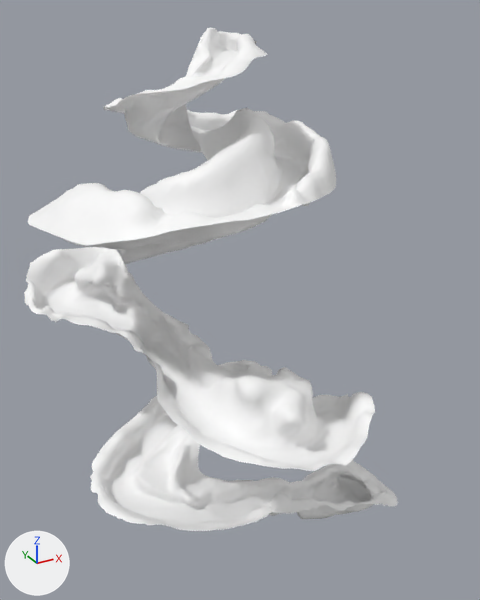
Two versions of the glTF model godot_project/models/level3.glb, one commit apart.
One viewpoint serves both versions: a 50 mm lens placed at (-539.0, -633.0, 693.0), pointed at (-144.0, 85.0, 334.0). The axes (+X, +Y, +Z) are drawn at lower left. The lights are the same throughout. Where no turn or scale is listed for an object, it has been applied to the vertices. Vertices at the same position are counted once.

In view in the first picture: 'kouru-col'.
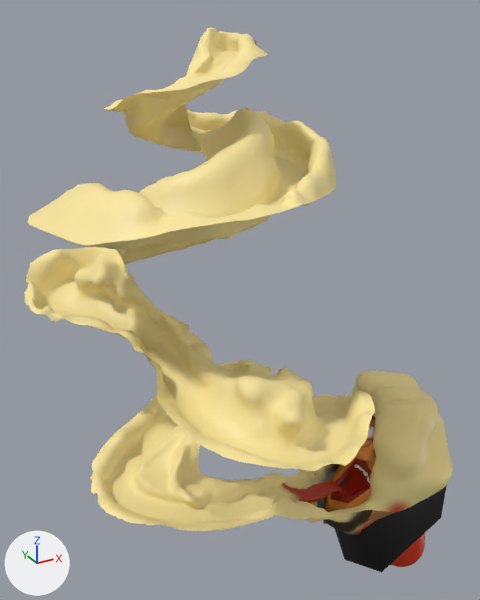
Pixel boxes [x1, y1, x2, y2] of what changed, in the pictures (480 x 600 px; the box of a moved part takes in the faces that stretch with it):
'kouru-col', reshaped (15% wider, 7% taller)
    before: [24, 27, 398, 531]
    after: [24, 27, 453, 567]
'naama', added
    after: [323, 414, 447, 572]
'silmä_R', added
    after: [367, 426, 375, 439]
part 1 of me_nurbspath, built on
    before: [90, 366, 398, 529]
    after: [90, 366, 453, 567]
part 2 of me_nurbspath, moved or reshaped
    before: [104, 88, 226, 237]
    after: [104, 88, 235, 239]
part 3 of me_nurbspath, recoloured (white to yellow)
    both: [24, 27, 375, 531]

Edits to the bpy script that builds the scene:
```text
Add mat_naamamat:
    mat_naamamat = bpy.data.materials.new('naamamat')
    mat_naamamat.use_nodes = True; mat_naamamat.node_tree.nodes.clear()
    _N = mat_naamamat.node_tree.nodes; _L = mat_naamamat.node_tree.links
    n0 = _N.new('ShaderNodeBsdfPrincipled'); n0.name = 'Principled BSDF'
    n1 = _N.new('ShaderNodeOutputMaterial'); n1.name = 'Material Output'
    n2 = _N.new('ShaderNodeVertexColor'); n2.name = 'Color Attribute'
    _L.new(n0.outputs[0], n1.inputs[0])  # 'BSDF' to 'Surface'
    _L.new(n2.outputs[0], n0.inputs[0])  # 'Color' to 'Base Color'
Add mat_naamamat_001:
    mat_naamamat_001 = bpy.data.materials.new('naamamat.001')
    mat_naamamat_001.use_nodes = True; mat_naamamat_001.node_tree.nodes.clear()
    _N = mat_naamamat_001.node_tree.nodes; _L = mat_naamamat_001.node_tree.links
    n0 = _N.new('ShaderNodeBsdfPrincipled'); n0.name = 'Principled BSDF'
    n1 = _N.new('ShaderNodeOutputMaterial'); n1.name = 'Material Output'
    n2 = _N.new('ShaderNodeVertexColor'); n2.name = 'Color Attribute'
    _L.new(n0.outputs[0], n1.inputs[0])  # 'BSDF' to 'Surface'
    _L.new(n2.outputs[0], n0.inputs[0])  # 'Color' to 'Base Color'
Change me_nurbspath:
    used by ob_kouru_col; location = (-161.0, 12.0, 57.0)
    remove me_nurbspath.from_pydata(...)  # 18131 vertices, 35350 faces; spans x -241.0..224.0, y -211.0..263.0, z -66.0..616.0
    add me_nurbspath.from_pydata(...)  # 27251 vertices, 53556 faces; spans x -241.0..313.0, y -211.0..263.0, z -200.0..616.0
    me_nurbspath part 1: 25 vertices moved within x -200.0..131.0, y -52.0..106.0, z -39.0..144.0; 3554 vertices removed from x -214.0..224.0, y -130.0..127.0, z -66.0..218.0; 12674 vertices added at x -214.0..313.0, y -129.0..127.0, z -200.0..219.0
    me_nurbspath part 2: 21 vertices moved within x -134.0..24.0, y 22.0..135.0, z 369.0..557.0; 1353 vertices removed from x -139.0..44.0, y -6.0..138.0, z 352.0..560.0; 1353 vertices added at x -142.0..44.0, y -5.0..137.0, z 351.0..560.0
    me_nurbspath part 3: 25013 faces spanning x -241.0..126.0, y -211.0..263.0, z 11.0..616.0 switch from mat_defaultmaterial to mat_naamamat
Add me_silmä:
    me_silmä.from_pydata(...)  # 74 vertices, 144 faces; spans x -10.9..10.9, y -10.9..10.9, z -10.9..11.1
    me_silmä.materials.append(mat_naamamat)
Add me_naama:
    me_naama.from_pydata(...)  # 279 vertices, 504 faces; spans x -67.0..142.0, y -85.0..85.0, z -163.0..91.0
    me_naama.materials.append(mat_naamamat_001)
Add ob_silmä_r:
    ob_silmä_r = bpy.data.objects.new('silmä_R', me_silmä)
    ob_silmä_r.location = (50.0, 15.0, 98.0)
    ob_silmä_r.rotation_euler = (-0.123, -1.216, -0.399)  # degrees (-7, -70, -23)
Add ob_naama:
    ob_naama = bpy.data.objects.new('naama', me_naama)
    ob_naama.location = (18.0, -4.0, 48.0)
```
